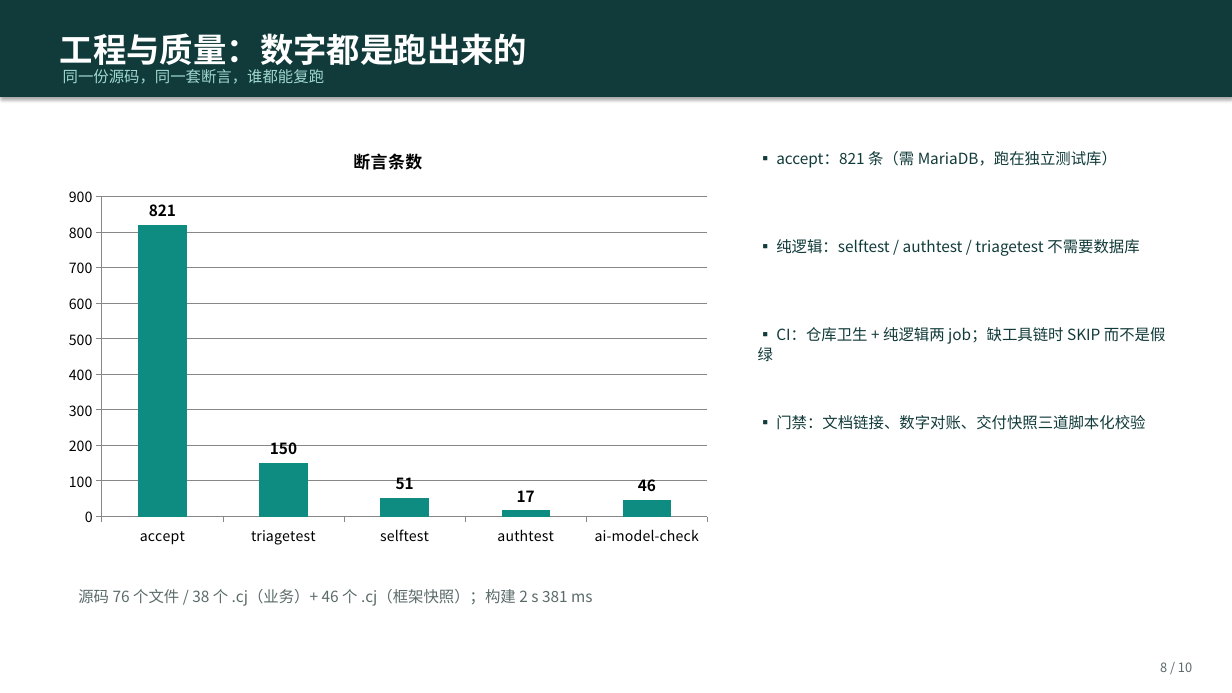
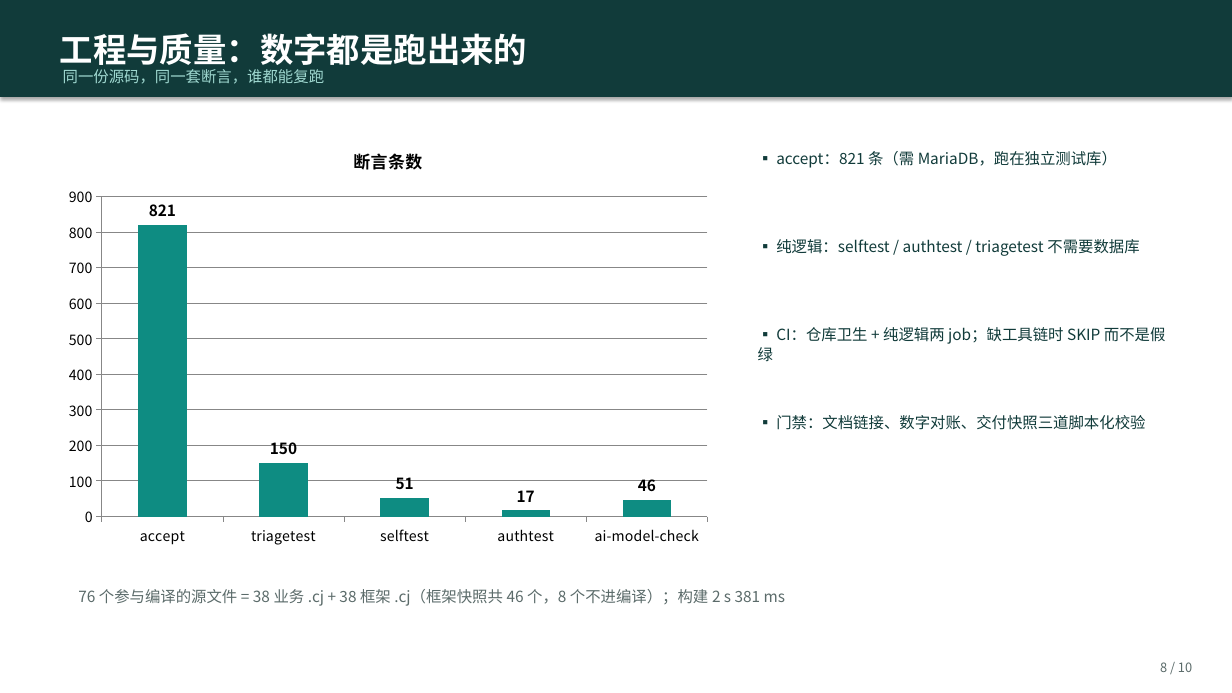
Before and after one commit to XueDric/smart_hospital, a slide deck: slide 8 of docs/答辩演示-2026-10-21.pptx. Drawn at 1232x693 pixels with LibreOffice and Linux fonts; fonts in the diff are those of the drawing. Boxes give left, top, right and bottom in pixels: in the first picture for what was removed or moved away, otherwise in the second. Text is boxed around its words. In the diff, an @@ line names an element or a change of style, - is before the commit and + after.

```diff
--- a/docs/答辩演示-2026-10-21.pptx
+++ b/docs/答辩演示-2026-10-21.pptx
@@ text at [78,589,785,606]: text changed @@
-源码 76 个文件 / 38 个 .cj（业务）+ 46 个 .cj（框架快照）；构建 2 s 381 ms
+76 个参与编译的源文件 = 38 业务 .cj + 38 框架 .cj（框架快照共 46 个，8 个不进编译）；构建 2 s 381 ms
```
Also in this commit, not shown: 1 other slide changed, 26 other files.
